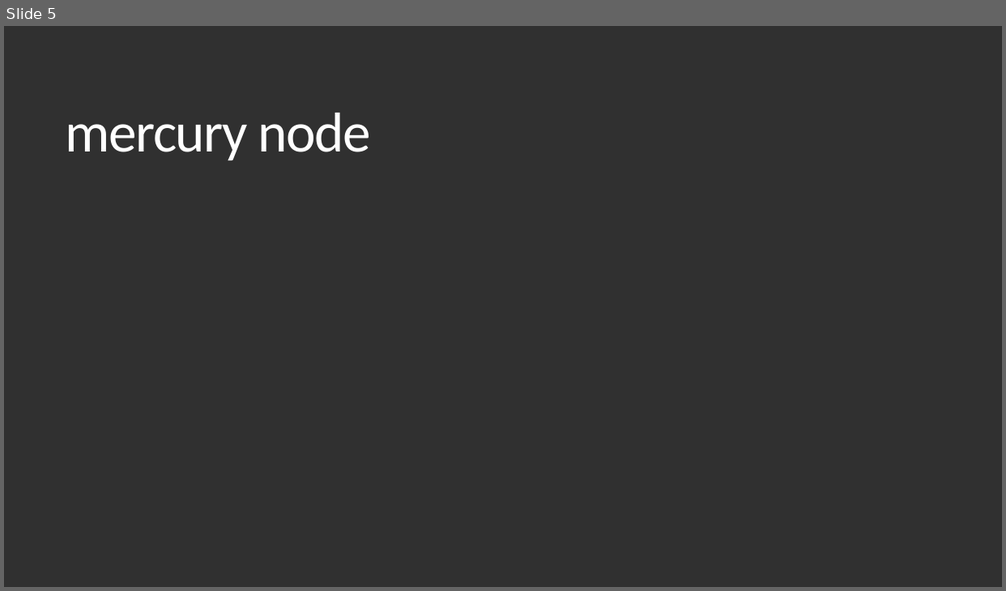
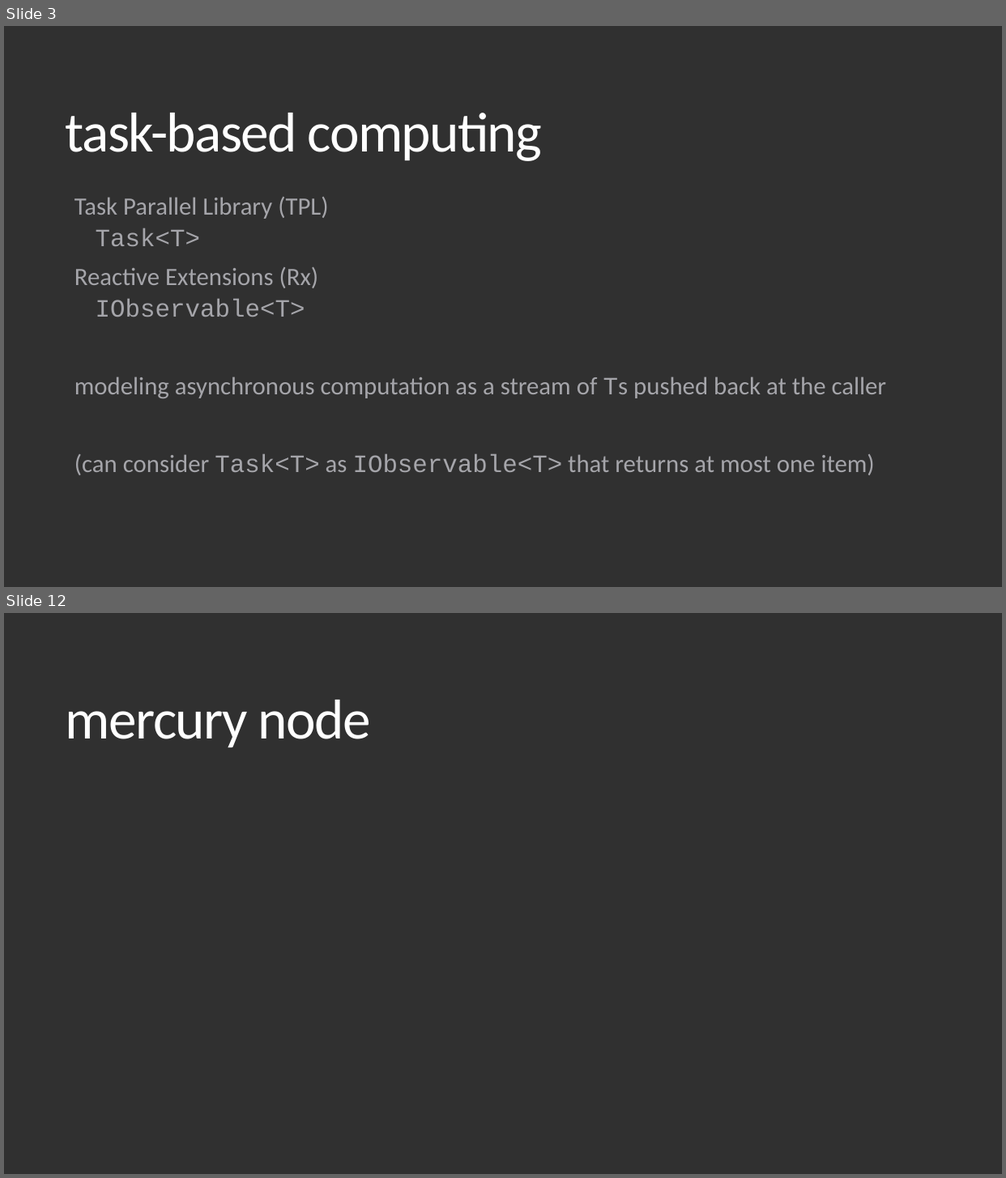
Before and after one commit to timothy-shields/code-mercury, a slide deck: Documents/introduction.pptx. Shown one above the other, each under a label of ours: slide 5 before the commit, slides 3 and 12 after it; the slides between them are not shown. The pictures are 1006x591 and 1006x1178 pixels, drawn with LibreOffice and Linux fonts; fonts in the diff are those of the drawing; grey boxes stand for pictures. Boxes give left, top, right and bottom in pixels: in the first picture for what was removed or moved away, otherwise in the second. Text is boxed around its words. In the diff, an @@ line names an element or a change of style, - is before the commit and + after.

```diff
--- a/Documents/introduction.pptx
+++ b/Documents/introduction.pptx
@@ slide 3 added at [4, 26, 1002, 587], background #303030 @@
@@ title added at [66, 113, 542, 161], 54 pt, text #FFFFFF @@
+task-based computing
@@ text added at [74, 197, 887, 476], 24 pt, text #A5A5AA @@
+  Task Parallel Library (TPL)
+    Task<T>
+  Reactive Extensions (Rx)
+    IObservable<T>
+  modeling asynchronous computation as a stream of Ts pushed back at the caller
+  (can consider Task<T> as IObservable<T> that returns at most one item)
@@ what was slide 5 is now slide 12 @@
```
Also in this commit, not shown: 4 slides changed, 12 other slides added, 1 other file.
